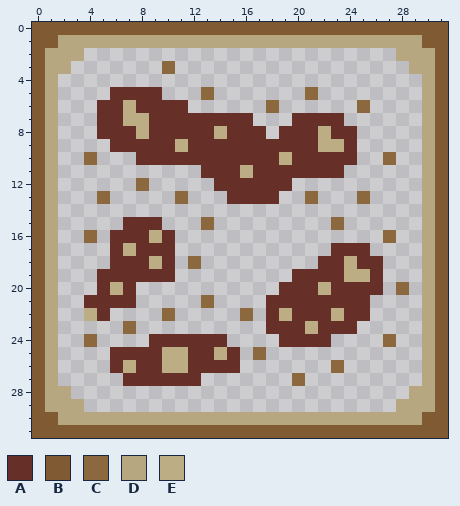
Two versions of one pixel-art sprite, Used_art/Galaxy filament.png. Above, as it was before the edit.
The file is 32x32 pixels. Colours within 5 levels of each other are drawn and written as one.
Palette (. is transparent): A #663028  B #7f5a33  C #8c683f  D #b7a780  E #bcad84
Now the later version:
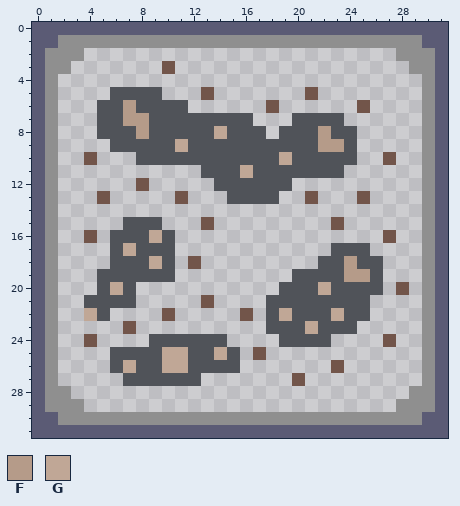
Colours new in this view: F #b59b89  G #c0a796
The exact change:
colour A: #663028 -> #505359
colour B: #7f5a33 -> #5b5b75
colour C: #8c683f -> #72554a
colour D: #b7a780 -> #8f8f8f
y 6: x 7 E -> F
y 7: x 7..8 EE -> FF
y 8: x 8 E -> F; x 14 E -> G; x 22 E -> F
y 9: x 11 E -> G; x 22..23 EE -> FF
y 10: x 19 E -> G
y 11: x 16 E -> G
y 16: x 9 E -> G
y 17: x 7 E -> G
y 18: x 9 E -> G; x 24 E -> F
y 19: x 24..25 EE -> FF
y 20: x 6 E -> G; x 22 E -> G
y 22: x 4 E -> G; x 19 E -> G; x 23 E -> G
y 23: x 21 E -> G
y 25: x 10..11 EE -> GG; x 14 E -> G
y 26: x 7 E -> G; x 10..11 EE -> GG
Pixel boxes of the changes (left, top, right, bottom) in both pictures:
changed: (32, 22, 448, 438)
